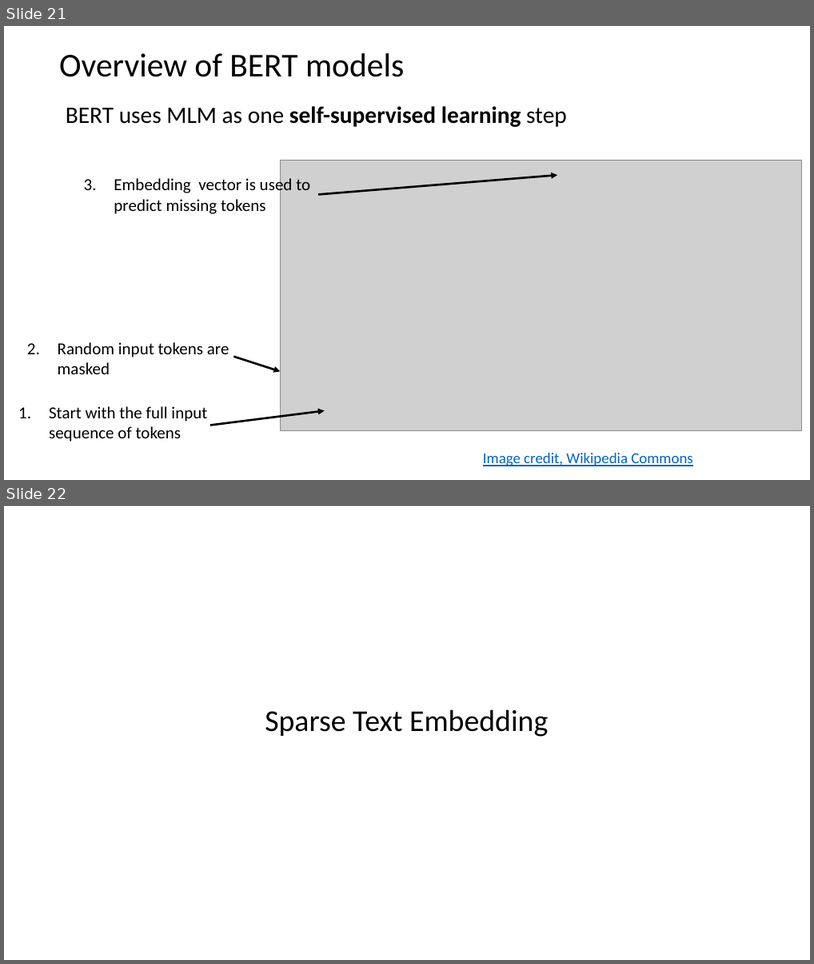
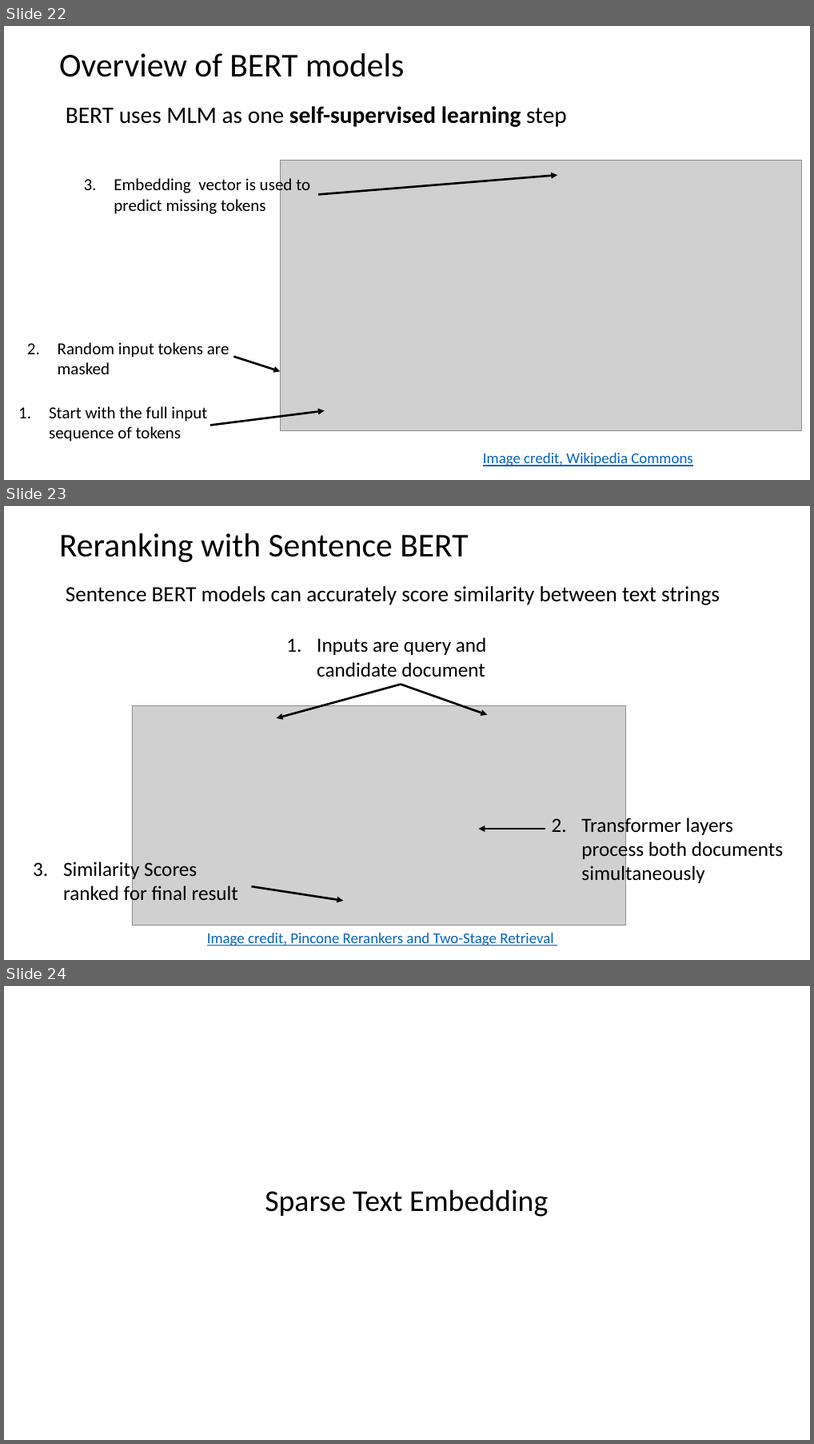
Before and after one commit to harelgabainew/school1, a slide deck: slides/7_DocumentWebSearching.pptx. Shown one above the other, each under a label of ours: slides 21 and 22 before the commit, slides 22, 23 and 24 after it. The pictures are 814x964 and 814x1444 pixels, drawn with LibreOffice and Linux fonts; fonts in the diff are those of the drawing; grey boxes stand for pictures. Boxes give left, top, right and bottom in pixels: in the first picture for what was removed or moved away, otherwise in the second. Text is boxed around its words. In the diff, an @@ line names an element or a change of style, - is before the commit and + after.

```diff
--- a/slides/7_DocumentWebSearching.pptx
+++ b/slides/7_DocumentWebSearching.pptx
@@ slide 23 added at [4, 506, 810, 960], background #FFFFFF @@
@@ title added at [59, 533, 468, 562], 39.6 pt, text #000000 @@
+Reranking with Sentence BERT
@@ text added at [66, 586, 720, 605], 25.9 pt, text #000000 @@
+Sentence BERT models can accurately score similarity between text strings
@@ text added at [317, 637, 487, 677], 24 pt, text #000000 @@
+1. Inputs are query and candidate document
@@ arrow added from (401, 684) to (277, 718), #000000 2.5 pt @@
@@ arrow added from (401, 684) to (487, 715), #000000 2.5 pt @@
@@ picture added at [132, 705, 626, 925] @@
@@ text added at [582, 815, 783, 885], 24 pt, text #000000 @@
+2. Transformer layers process both documents simultaneously
@@ arrow added from (546, 828) to (479, 828), #000000 2.5 pt @@
@@ text added at [63, 859, 238, 904], 24 pt, text #000000 @@
+3. Similarity Scores ranked for final result
@@ arrow added from (251, 887) to (343, 900), #000000 2.5 pt @@
@@ text added at [207, 932, 554, 946], 18 pt, text #0563C1, underline @@
+Image credit, Pincone Rerankers and Two-Stage Retrieval
@@ what was slide 21 is now slide 22 @@
@@ what was slide 22 is now slide 24 @@
```
Also in this commit, not shown: 2 slides changed, 1 other slide added.
